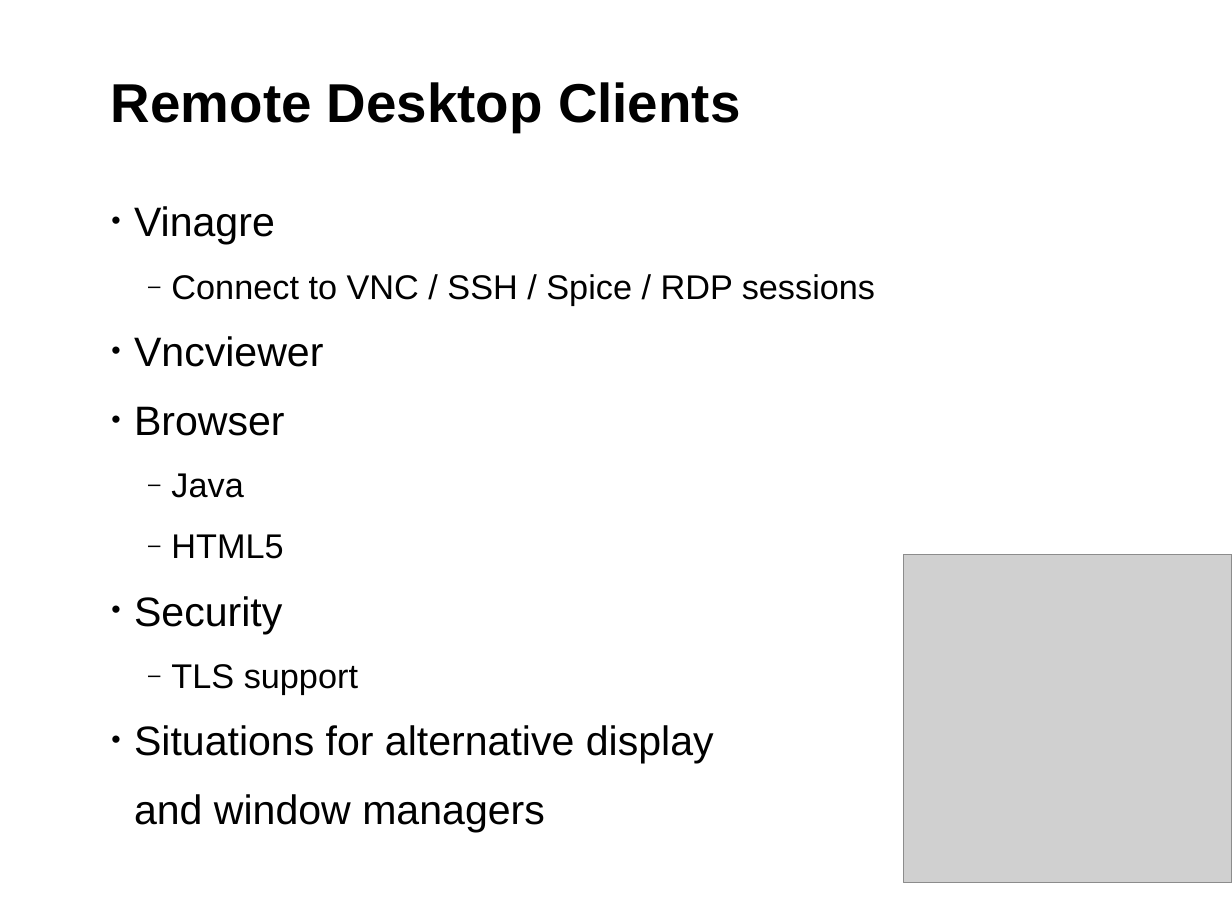
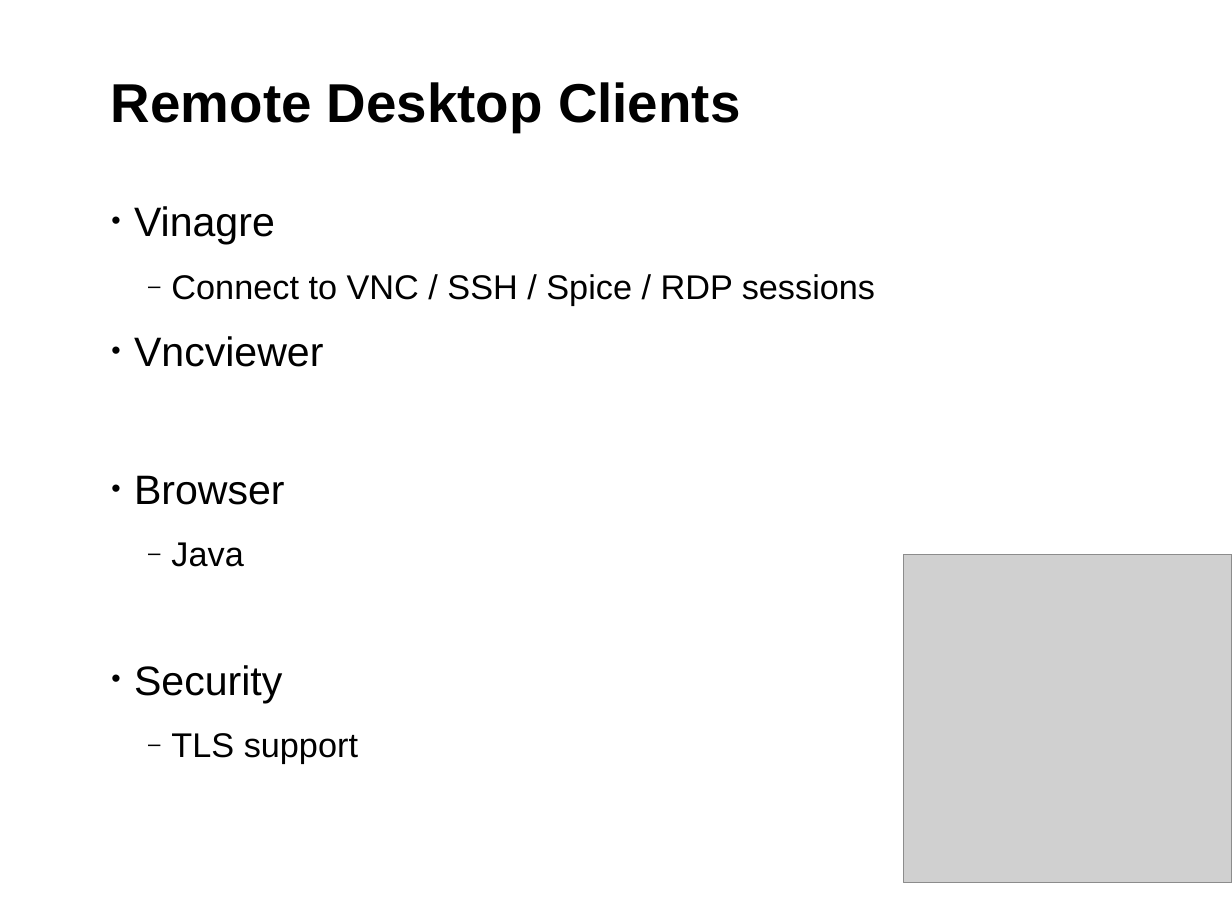
Before and after one commit to sreeves/presentation, a slide deck: slide 6 of SUSECON_2015_RemoteDesktop.odp. Drawn at 1232x924 pixels with LibreOffice and Linux fonts; fonts in the diff are those of the drawing; grey boxes stand for pictures; background and template pictures are left out. Boxes give left, top, right and bottom in pixels: in the first picture for what was removed or moved away, otherwise in the second. Text is boxed around its words. In the diff, an @@ line names an element or a change of style, - is before the commit and + after.

```diff
--- a/SUSECON_2015_RemoteDesktop.odp
+++ b/SUSECON_2015_RemoteDesktop.odp
@@ text at (171,534,283,559): paragraph removed @@
-  ‒ HTML5
@@ text at (134,725,714,825): paragraphs removed @@
-• Situations for alternative display
-and window managers
```
Also in this commit, not shown: 1 other slide changed, 1 slide removed.
